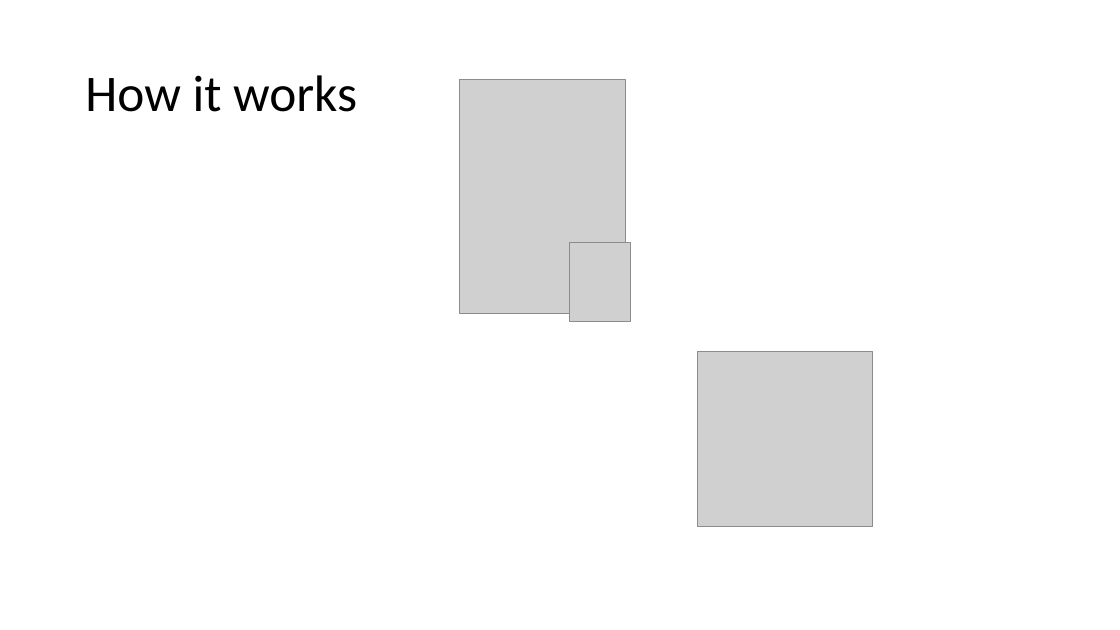
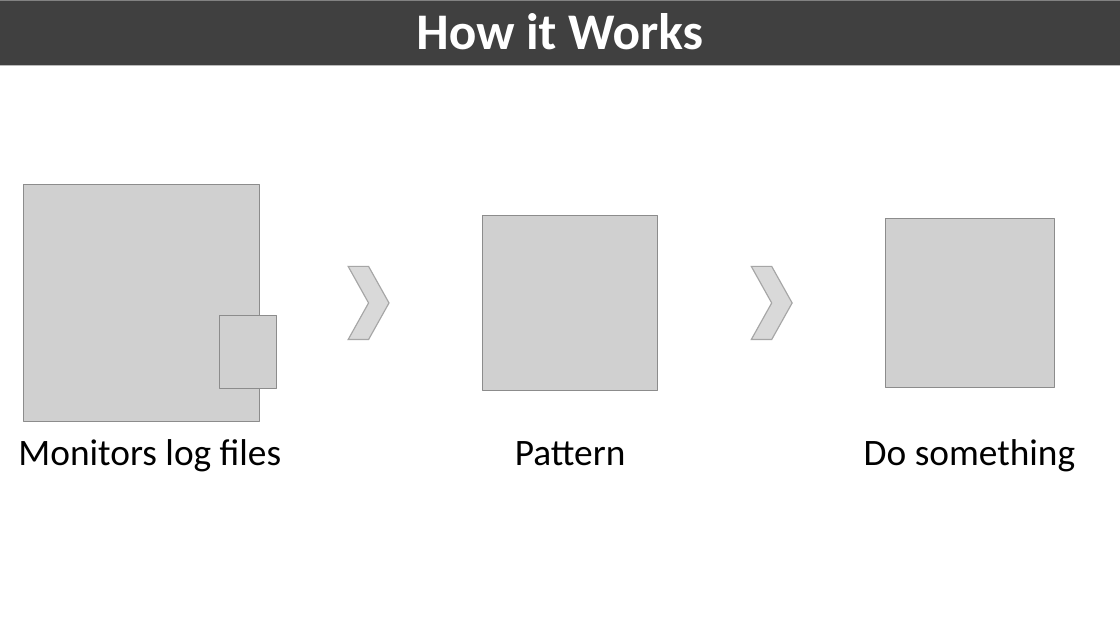
Before and after one commit to fodisi/ByteAcademy-Bootcamp, a slide deck: slide 5 of MondayPresentations/5_fail2ban/Fail2Ban.pptx. Drawn at 1120x630 pixels with LibreOffice and Linux fonts; fonts in the diff are those of the drawing; grey boxes stand for pictures. Boxes give left, top, right and bottom in pixels: in the first picture for what was removed or moved away, otherwise in the second. Text is boxed around its words. In the diff, an @@ line names an element or a change of style, - is before the commit and + after.

```diff
--- a/MondayPresentations/5_fail2ban/Fail2Ban.pptx
+++ b/MondayPresentations/5_fail2ban/Fail2Ban.pptx
@@ title "How it Works": place and size @@
-title "How it Works" at bbox=[85, 75, 357, 112]
+title "How it Works" at bbox=[0, 1, 1120, 66]
@@ title "How it Works" at bbox=[0, 1, 1120, 66]: fill none to #404040 @@
@@ title at bbox=[416, 13, 703, 50]: text changed; text colour #000000 to #FFFFFF; bold on @@
-How it works
+How it Works
@@ picture removed at bbox=[460, 80, 625, 313] @@
@@ picture added at bbox=[24, 185, 260, 421] @@
@@ picture: place and size @@
-picture at bbox=[698, 352, 873, 527]
+picture at bbox=[483, 216, 658, 391]
@@ picture added at bbox=[886, 218, 1054, 387] @@
@@ chevron added at bbox=[348, 266, 389, 339], fill #D9D9D9, outline #A6A6A6 1 pt @@
@@ chevron added at bbox=[751, 266, 792, 339], fill #D9D9D9, outline #A6A6A6 1 pt @@
@@ picture: place and size @@
-picture at bbox=[569, 243, 630, 322]
+picture at bbox=[220, 315, 277, 388]
@@ text added at bbox=[18, 439, 281, 472], 32 pt, text #000000 @@
+Monitors log files
@@ text added at bbox=[515, 441, 626, 466], 32 pt, text #000000 @@
+Pattern
@@ text added at bbox=[864, 439, 1075, 472], 32 pt, text #000000 @@
+Do something
```
Also in this commit, not shown: 2 other slides changed, 9 slides added.
